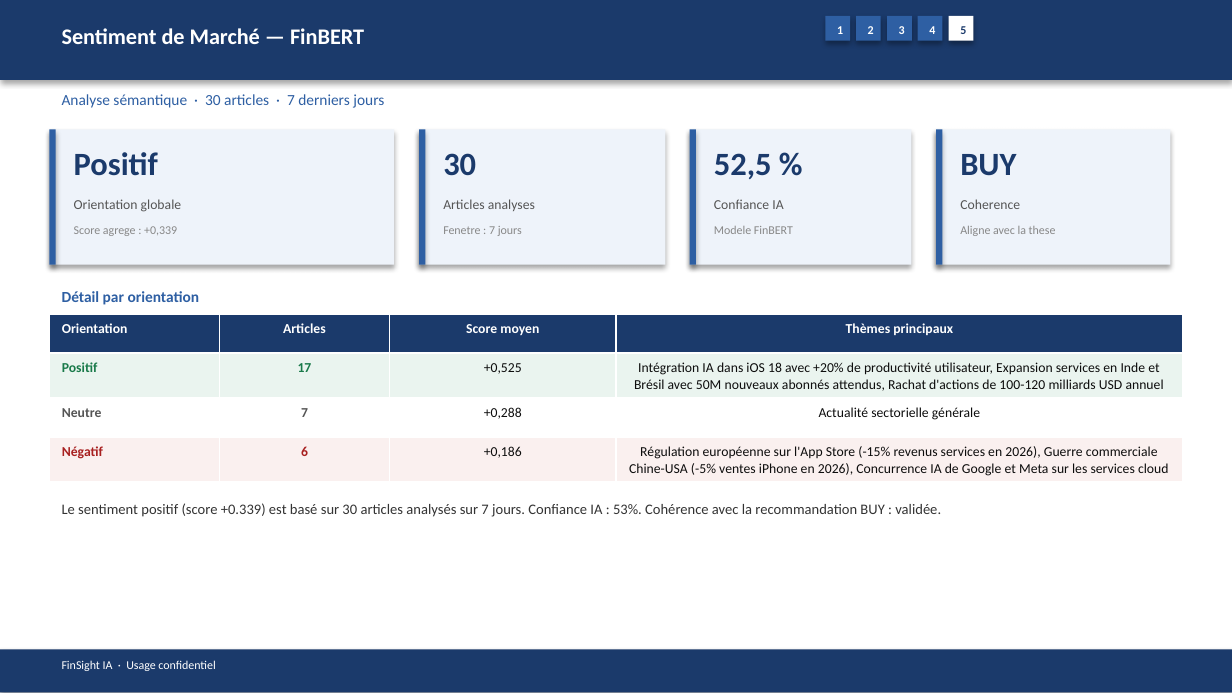
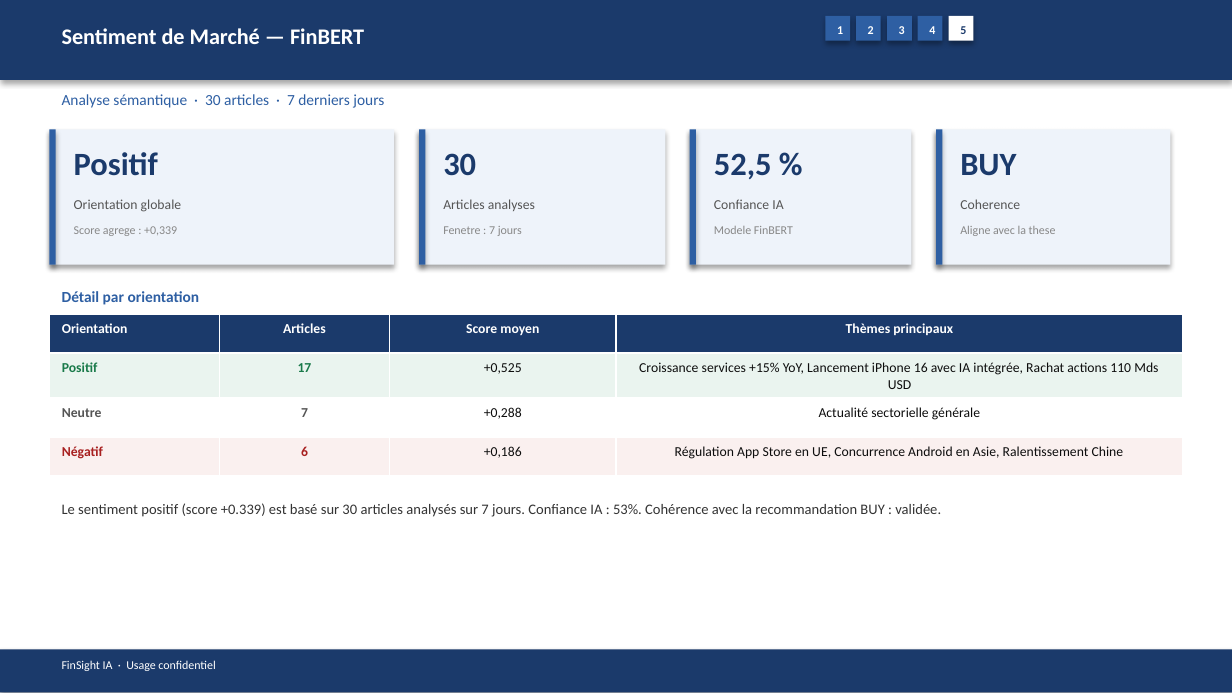
Before and after one commit to baptistejeh07-art/finsight-ia, a slide deck: slide 18 of preview/AAPL/AAPL_pitchbook.pptx. Drawn at 1232x693 pixels with LibreOffice and Linux fonts; fonts in the diff are those of the drawing. Boxes give left, top, right and bottom in pixels: in the first picture for what was removed or moved away, otherwise in the second. Text is boxed around its words. In the diff, an @@ line names an element or a change of style, - is before the commit and + after.

```diff
--- a/preview/AAPL/AAPL_pitchbook.pptx
+++ b/preview/AAPL/AAPL_pitchbook.pptx
@@ table at (x1=49, y1=314, x2=1183, y2=469) @@
-row 2, column 4: Intégration IA dans iOS 18 avec +20% de productivité utilisateur, Expansion services en Inde et Brésil avec 50M nouveaux abonnés attendus, Rachat d'actions de 100-120 milliards USD annuel
+row 2, column 4: Croissance services +15% YoY, Lancement iPhone 16 avec IA intégrée, Rachat actions 110 Mds USD
-row 4, column 4: Régulation européenne sur l'App Store (-15% revenus services en 2026), Guerre commerciale Chine-USA (-5% ventes iPhone en 2026), Concurrence IA de Google et Meta sur les services cloud
+row 4, column 4: Régulation App Store en UE, Concurrence Android en Asie, Ralentissement Chine
```
Also in this commit, not shown: 14 other slides changed, 3 other files.
